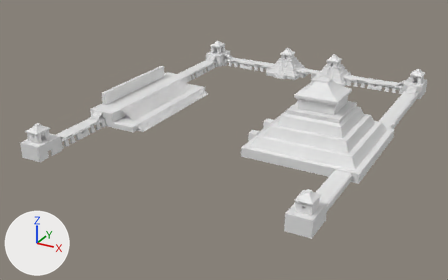
A saved change to the FBX model Assets/Meshes/Wallsnew.fbx.
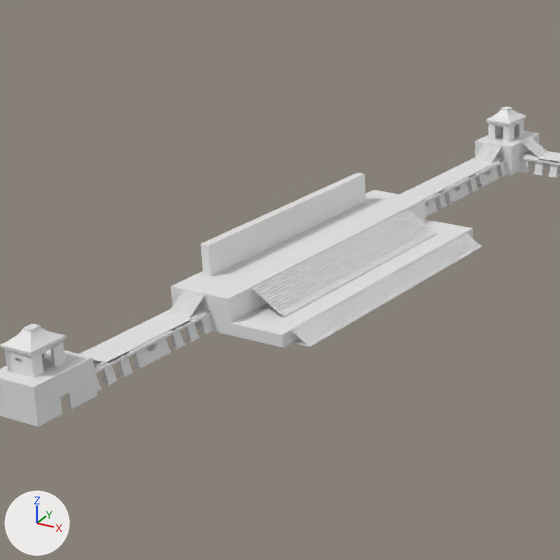
Old and new are each drawn whole from a camera (50 mm lens) standing at (71.7, -179.1, 64.7) and looking at (-3.7, -41.9, -3.9) and again close up on the part from 6% to 53% of the width and 0% to 76% of the height. Arrows for +X, +Y and +Z are at lower left; the lights stay in place. Where no turn or scale is listed for an object, it has been applied to the vertices. Vertices at the same position are counted once.

Before the edit, the objects in view are built like this:
```python
me_cube_006 = bpy.data.meshes.new('Cube.006')
me_cube_006.from_pydata(...)  # 1028 vertices, 837 faces; spans x -3.2..2.5, y -13.0..13.4, z -2.7..5.3
me_cube_006.materials.append(mat_material_003)  # its picture is missing
me_cube_008 = bpy.data.meshes.new('Cube.008')
me_cube_008.from_pydata(...)  # 2178 vertices, 1769 faces; spans x -6.6..18.8, y -19.8..13.1, z -2.0..6.0
me_cube_008.materials.append(mat_material_003)  # its picture is missing
me_cube_020 = bpy.data.meshes.new('Cube.020')
me_cube_020.from_pydata(...)  # 228 vertices, 142 faces; spans x -10.9..5.8, y -19.1..19.1, z -1.9..5.8
me_cube_020.materials.append(mat_material_003)  # its picture is missing
# before: 4 (0.3, -19.1, -1.8) at pixel (259, 342), 5 (0.3, 19.1, -1.8), 17 (0.3, -19.1, -0.4) at pixel (258, 329), 22 (3.2, 19.1, -0.4) at pixel (472, 228), 23 (3.2, 19.1, -1.8) at pixel (472, 239)
# before: 24 (3.2, -19.1, -0.4) at pixel (282, 334), 25 (3.2, -19.1, -1.8) at pixel (282, 347), 26 (3.2, 19.1, -1.8) at pixel (472, 239), 27 (3.2, -19.1, -1.8) at pixel (282, 348), 28 (5.8, -19.1, -1.9)
# before: 32 (3.1, -19.1, -0.3) at pixel (280, 333), 86 (1.3, -19.1, -0.4) at pixel (266, 331), 90 (-3.7, -19.1, 2.5) at pixel (225, 296), 92 (-3.4, -14.5, 2.1) at pixel (255, 286), 122 (1.3, 19.1, -0.4) at pixel (458, 225)
# before: 126 (-3.7, 19.1, 2.5) at pixel (423, 196), 152 (5.8, 19.1, -1.9), 156 (3.1, 19.1, -0.3) at pixel (471, 227), 182 (1.3, 19.1, -0.4) at pixel (458, 225), 186 (-3.7, 19.1, 2.5) at pixel (423, 196)
# before: 188 (-3.4, 14.5, 2.1) at pixel (404, 210), 190 (1.3, -19.1, -0.4) at pixel (266, 331), 194 (-3.7, -19.1, 2.5) at pixel (225, 296)
ob_cube_003 = bpy.data.objects.new('Cube.003', me_cube_006)
ob_cube_003.location = (-34.2, -69.7, 2.5)
ob_cube_006 = bpy.data.objects.new('Cube.006', me_cube_020)
ob_cube_006.location = (-26.7, -37.5, 1.6)
ob_cube_011 = bpy.data.objects.new('Cube.011', me_cube_008)
ob_cube_011.location = (-31.0, 1.1, 1.9)
```
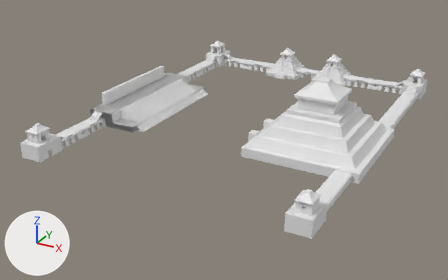
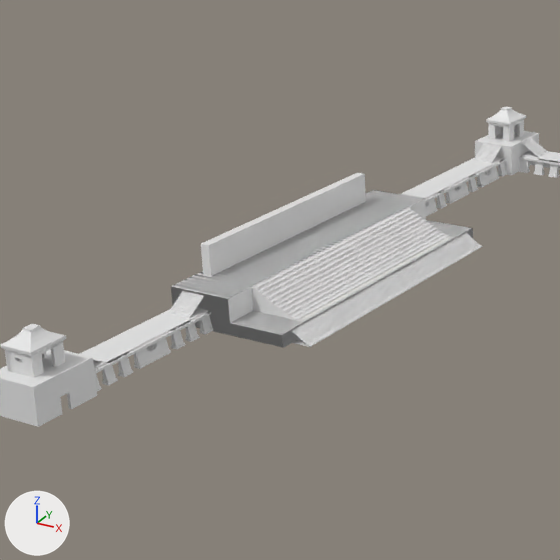
Where the change shows, as pixel boxes (x1, y1, x2, y2) in the close-ups (560 x 560 px; the box of a moved part takes in the faces that stretch with it):
part 1 of me_cube_020, rebuilt (8% wider): before (252, 209, 437, 318); after (252, 208, 452, 321)
part 2 of me_cube_020, added: after (171, 194, 473, 348)
part 3 of me_cube_020, moved or reshaped: before (259, 228, 473, 348); after (288, 230, 473, 339)

Edits to the bpy script that builds the scene:
```text
Change me_cube_020:
    used by ob_cube_006; location = (-26.7, -37.5, 1.6)
    verts and faces of me_cube_020; kept vertices keep their numbers, new ones are numbered from 228
    remove me_cube_020.from_pydata(...)  # 228 vertices, 142 faces; spans x -10.9..5.8, y -19.1..19.1, z -1.9..5.8
    add me_cube_020.from_pydata(...)  # 247 vertices, 170 faces; spans x -10.9..5.5, y -19.1..19.1, z -1.9..5.8
    me_cube_020 part 1: the loose piece of 88 vertices spanning x -4.9..0.6, y -15.3..15.3, z -0.5..2.1 is rebuilt with 92 vertices and now spans x -5.9..3.4, y -15.3..15.3, z -1.0..2.2
    me_cube_020 part 2: a new loose piece of 28 vertices spanning x -10.9..3.2, y -19.1..19.1, z -1.8..2.3, in mat_material_003 (its picture is missing)
    me_cube_020 part 3
    add delete_vertices([28, 32, 86, 90, 92, 122, 126, 152, 156, 182, 186, 188, 190, 194])  # with the faces that use them
    add delete_faces([(4, 5, 23, 25), (4, 25, 24, 17), (22, 24, 27, 26)])
    add verts[228] = (-3.4, 14.5, 2.8)  # pixel (404, 205)
    add faces += [(22, 24, 25, 26), (4, 27, 24, 17), (4, 5, 23, 27)]
```
